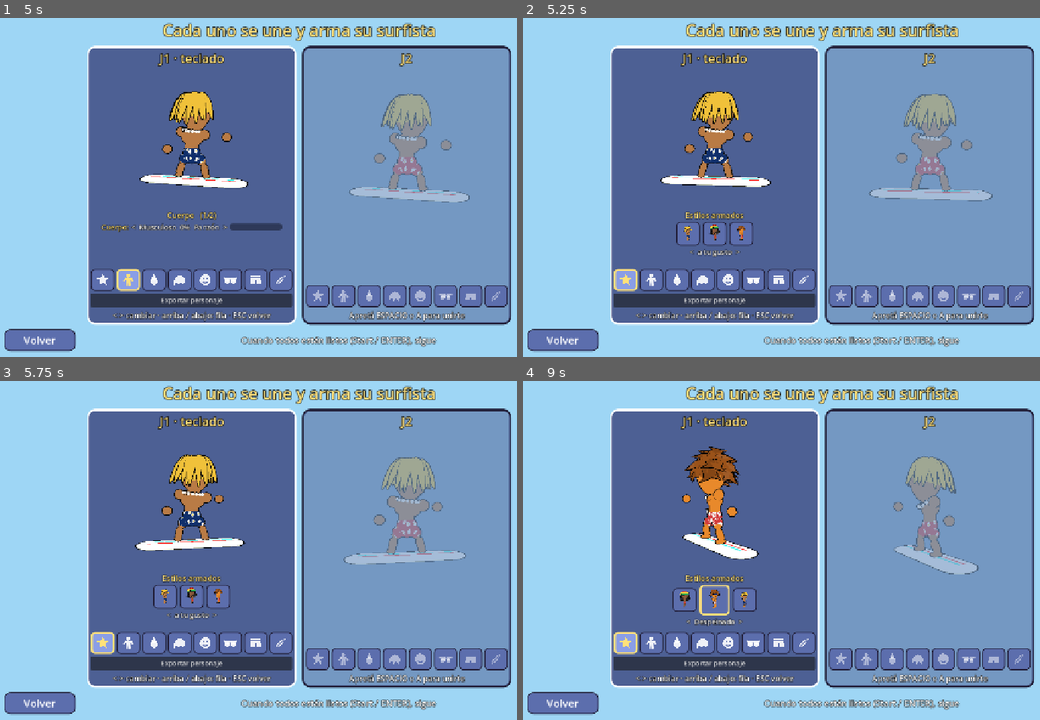
Above: before the commit, frames 1-4 (two rows, left to right).
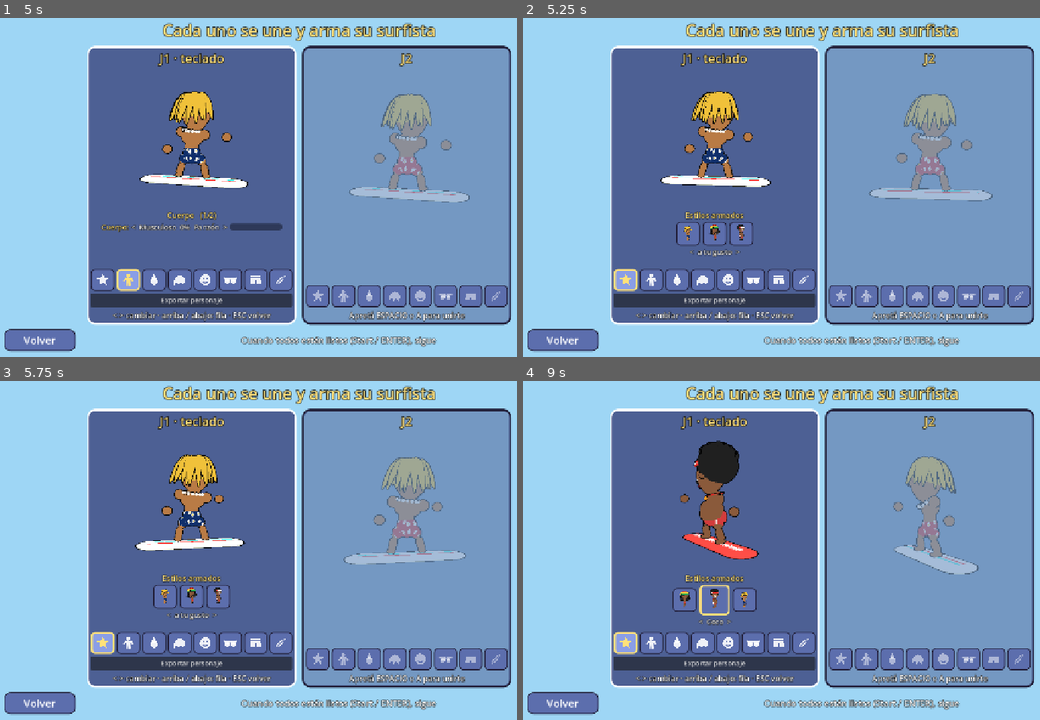
Above: after the commit, the same moments.

Repository: asimplesurfer/simplesurf
Game: Godot game, scene res://ui/menus/character_select.tscn
The game is run twice, just before and just after one commit, with the same random seed, the same clock (stepped at 60 frames per second) and the same inputs. Sound files missing from this copy of the repository are replaced by a short silence.
Inputs (mouse positions are in pixels of both pictures, inside the frame that each line leads up to):
- Up to frame 1 (5 s): click "JUGAR" at 0.5 s; click "<" at 1.25 s; click ">" at 2 s; click "¡Vamos!" at 2.75 s; tap Enter at 3.5 s; move the mouse to (434, 167) at 3.52 s; hold D (p1_right) 3.53-4.25 s; hold Space (p1_a) 3.53-4.25 s; click (434, 167) at 3.67 s; drag from (175, 201) to (268, 255) at 4.27 s
- Up to frame 2 (5.25 s): click (626, 279) at 5.02 s
- Up to frame 3 (5.75 s): no input
- Up to frame 4 (9 s): move the mouse to (884, 472) at 5.77 s; hold D (p1_right) 5.78-6.5 s; tap Shift (p1_drift) at 5.85 s; drag from (791, 618) to (641, 496) at 6.52 s; move the mouse to (1003, 601) at 7.27 s; hold A (p1_left) 7.28-8 s; tap T (p1_storm) at 7.35 s; drag from (641, 496) to (729, 462) at 8.02 s; move the mouse to (853, 547) at 8.77 s; hold S (p1_down) from 8.78 s (still down); tap M at 8.85 s; click (853, 547) at 8.92 s

Frame 1 is identical in both runs. In frame 2, less than 0.1% of the frame differs, in the area x 41-44%, y 60-66%; in frame 3, less than 0.1%; in frame 4, 2.5%, in the area x 30-46%, y 17-73%.

Commit message:
Coco, el guardavidas bonachón: sonrisota, bigotón, protector solar, vincha deportiva y short de guardavidas
Piezas nuevas: boca Sonrisota, Bigotón, nariz Con protector solar, sombrero
Vincha deportiva (con color), estampado Guardavidas (franja blanca a los
costados) y afro con bultitos. Estilo armado Coco (reemplaza a Despeinado,
cuyas piezas siguen disponibles).

Co-Authored-By: Claude Opus 5.5 <noreply@anthropic.com>
Claude-Session: https://claude.ai/code/session_0158oNfK7XFXQhYVUiWF995y

Diff:
--- a/characters/avatar_features.gd
+++ b/characters/avatar_features.gd
@@ -501,6 +501,15 @@
 			_piece(_sphere, p + Vector3(0, 0, 0.05), Vector3.ONE * 0.1, Color("#e8302a"))
 		4:
 			_piece(_sphere, p + Vector3(0, 0, 0.22), Vector3(0.05, 0.05, 0.26), skin.darkened(0.06))
+		5:
+			# Con protector solar: nariz redonda pintada de blanco (de guardavidas).
+			_piece(_sphere, p + Vector3(0, -0.01, 0.02), Vector3(0.075, 0.07, 0.07), skin.darkened(0.08))
+			# Franja de protector de lado a lado, sobre la nariz.
+			_piece(_sphere, _face(0.0, 0.0, 0.03), Vector3(0.16, 0.028, 0.05), WHITE, false)
+			for side in [-1.0, 1.0]:
+				# Rayitas en los cachetes.
+				_piece(_sphere, _face(side * 0.24, -0.06, 0.012), Vector3(0.05, 0.014, 0.01), WHITE, false,
+					Basis(Vector3.BACK, side * 0.15))
 
 
 ## Bocas armadas (la de costado es la del modelo).
@@ -534,6 +543,16 @@
 			_piece(_sphere, m, Vector3(0.11, 0.012, 0.02), BLACK, false)
 			for side in [-1.0, 1.0]:
 				_piece(_box, m + Vector3(side * 0.031, -0.045, 0.0), Vector3(0.028, 0.042, 0.012), WHITE)
+		9:
+			# Sonrisota: boca grande en media luna con los dientes de arriba.
+			var c := _face(0.0, -0.235, 0.01)
+			_piece(_sphere, c + Vector3(0.0, -0.01, 0.0), Vector3(0.17, 0.075, 0.04), Color("#5a1620"))
+			_piece(_sphere, c + Vector3(0.0, -0.05, 0.02), Vector3(0.08, 0.03, 0.025), Color("#ff7b8a"), false)
+			_piece(_sphere, c + Vector3(0.0, 0.025, 0.028), Vector3(0.145, 0.03, 0.02), WHITE, false)
+			for side in [-1.0, 1.0]:
+				# Comisuras para arriba.
+				_piece(_sphere, c + Vector3(side * 0.17, 0.035, 0.0), Vector3(0.03, 0.012, 0.02), BLACK, false,
+					Basis(Vector3.BACK, side * 0.7))
 		5:
 			for i in 4:
 				var x := -0.11 + i * 0.073
@@ -578,6 +597,13 @@
 			for side in [-1.0, 1.0]:
 				_piece(_sphere, _face(side * 0.07, -0.135, 0.012), Vector3(0.085, 0.024, 0.035), hair, true,
 					Basis(Vector3.BACK, side * 0.22))
+		8:
+			# Bigotón: grueso y redondo, con las puntas para abajo (no tapa la sonrisa).
+			for side in [-1.0, 1.0]:
+				_piece(_sphere, _face(side * 0.08, -0.115, 0.03), Vector3(0.1, 0.042, 0.05), hair, true,
+					Basis(Vector3.BACK, side * 0.25))
+				_piece(_sphere, _face(side * 0.165, -0.145, 0.02), Vector3(0.04, 0.045, 0.04), hair, true,
+					Basis(Vector3.BACK, side * 0.5))
 		7:
 			# Barba tupida: de patilla a patilla, con bigote (la boca queda a la vista).
 			_piece(_sphere, Vector3(0.0, -0.38, 0.1), Vector3(0.42, 0.26, 0.34), hair)
@@ -656,8 +682,15 @@
 				_piece(_sphere, Vector3(side * 0.44, -0.07, 0.06), Vector3(0.13, 0.36, 0.26), hair)
 			_piece(_sphere, _face(0.0, 0.32, 0.04), Vector3(0.38, 0.08, 0.08), hair)
 		12:
-			# Afro: una bola grande de pelo (sin tapar los ojos).
-			_piece(_sphere, Vector3(0.0, 0.42, -0.22), Vector3(0.74, 0.62, 0.64), hair)
+			# Afro: una bola grande de pelo (sin tapar los ojos), con el borde en
+			# bultitos como una nube.
+			var c := Vector3(0.0, 0.42, -0.22)
+			var r := Vector3(0.74, 0.62, 0.64)
+			_piece(_sphere, c, r, hair)
+			for d in _cap_dirs(26, -0.55):
+				if d.z > 0.5 and d.y < 0.35:
+					continue
+				_piece(_sphere, c + _on_ellipsoid(r, d, -0.1), Vector3.ONE * 0.2, hair)
 		13:
 			# Dos rodetes arriba.
 			_cap(hair)
@@ -775,6 +808,12 @@
 					Vector3(0.045, 0.045, 0.02), Color("#ff8fd0"), true, Basis(Vector3.UP, 0.9))
 			_piece(_sphere, f + Basis(Vector3.UP, 0.9) * Vector3(0.0, 0.0, 0.015), Vector3.ONE * 0.03,
 				Color("#ffd23f"), false)
+		12:
+			# Vincha deportiva: banda gruesa de toalla con una raya blanca.
+			_piece(_cyl, Vector3(0.0, 0.3, -0.04), Vector3(0.53, 0.07, 0.5), tint, true,
+				Basis(Vector3.RIGHT, -0.12))
+			_piece(_cyl, Vector3(0.0, 0.3, -0.04), Vector3(0.535, 0.015, 0.505), WHITE, false,
+				Basis(Vector3.RIGHT, -0.12))
 
 
 ## Ropa de arriba (del color del short).
--- a/characters/character_data.gd
+++ b/characters/character_data.gd
@@ -36,7 +36,7 @@
 const SHORTS_NAMES := ["Azul", "Rojo", "Amarillo", "Turquesa", "Violeta", "Negro", "Rosa", "Verde", "Blanco"]
 const SHORTS_PATTERNS := [
 	"Liso", "Flores", "Lunares", "Rayas", "Hawaiano", "Tie-dye", "Tres franjas", "Cuadros", "Olas",
-	"Rayas verticales", "Estrellas", "Llamas", "Camuflaje", "Zigzag", "Flores grandes",
+	"Rayas verticales", "Estrellas", "Llamas", "Camuflaje", "Zigzag", "Flores grandes", "Guardavidas",
 ]
 ## Cordón del short (atado con moño adelante).
 const SHORTS_TIES := ["Sin cordón", "Cordón blanco", "Cordón negro", "Cordón del estampado"]
@@ -112,13 +112,14 @@
 	"Aviador", "Corazones", "Estrellas", "Visera", "Parche pirata", "Snorkel", "Redondos de sol",
 	"Lentes de color", "Envolventes",
 ]
-const NOSES := ["Ninguna", "Botón", "Narigón", "De payaso", "Larga"]
+const NOSES := ["Ninguna", "Botón", "Narigón", "De payaso", "Larga", "Con protector solar"]
 const MOUTHS := [
 	"Ninguna", "Sonrisa", "De costado", "Abierta", "Dientes de conejo", "Mueca",
-	"Labios pintados", "Lengua afuera", "Silbando",
+	"Labios pintados", "Lengua afuera", "Silbando", "Sonrisota",
 ]
 const FACE_EXTRAS := [
 	"Nada", "Bigote", "Barba", "Uniceja", "Cejas gruesas", "Chivita", "Bigote y chivita", "Barba tupida",
+	"Bigotón",
 ]
 const EARS := ["Sin orejas", "Normales", "Grandes", "Dumbo"]
 const NECKLACES := [
@@ -129,15 +130,15 @@
 const HATS := [
 	"Nada", "Sombrero de paja", "Sombrero pirata", "Gorra de capitán", "Gorro de tiburón",
 	"Pañuelo", "Gorra", "Gorro de lana", "Corona de flores", "Gorro rasta", "Bandana rasta",
-	"Vincha hippie",
+	"Vincha hippie", "Vincha deportiva",
 ]
 ## Sombreros a los que se les puede cambiar el color (el de paja, no).
-const HAT_COLORABLE := [5, 6, 7, 11]
+const HAT_COLORABLE := [5, 6, 7, 11, 12]
 ## Ropa de arriba (del color del short).
 const TOPS := ["Nada", "Bikini", "Musculosa"]
 
 ## Estilos armados (el primero es el surfista original del modelo 3D).
-const PRESET_NAMES := ["Surfista rubio", "Rasta", "Despeinado"]
+const PRESET_NAMES := ["Surfista rubio", "Rasta", "Coco"]
 const PRESETS := [
 	{"weight": 0.0, "skin": 2, "head": 0, "hair": 2, "hair_color": 0,
 		"eyes": 0, "glasses": 1, "nose": 0, "mouth": 2, "extra": 0, "ears": 0, "neck": 1, "shorts": 0,
@@ -146,10 +147,11 @@
 		"eyes": 3, "glasses": 0, "hair": 14, "hair_color": 2, "hat": 9, "hat_color": 1, "head": 1, "mouth": 5,
 		"neck": 4, "nose": 0, "shorts": 3, "shorts_pattern": 8, "shorts_pattern_color": 0,
 		"shorts_pattern_color2": 3, "skin": 3, "top": 0, "weight": 0.2},
-	{"weight": 0.0, "skin": 10, "head": 0, "hair": 15, "hair_color": 8, "eyes": 0, "glasses": 13, "nose": 0,
-		"mouth": 2, "extra": 0, "ears": 0, "neck": 9, "hat": 0, "top": 0, "shorts": 1, "shorts_pattern": 14,
-		"shorts_pattern_color": 9, "shorts_tie": 1, "board": 0, "board_design": 1, "board_design_color": 0,
-		"board_design_color2": 4},
+	# Coco, el guardavidas bonachón.
+	{"weight": 0.9, "skin": 3, "head": 0, "hair": 12, "hair_color": 2, "eyes": 7, "glasses": 0, "nose": 5,
+		"mouth": 9, "extra": 8, "ears": 1, "neck": 5, "hat": 12, "hat_color": 0, "top": 0, "shorts": 1,
+		"shorts_pattern": 15, "shorts_pattern_color": 9, "shorts_tie": 0, "board": 8, "board_design": 2,
+		"board_design_color": 9, "board_design_color2": 9},
 ]
 
 ## Barra de cuerpo (0..1): 0 = musculoso ... 0.5 = normal ... 1 = panzón.
--- a/characters/shorts_pattern.gdshader
+++ b/characters/shorts_pattern.gdshader
@@ -165,6 +165,11 @@
 		float petal = 0.44 * (0.55 + 0.45 * abs(cos(a * 2.5)));
 		float gap = abs(sin(a * 2.5)) * length(q);
 		if (length(q) < petal && !(gap < 0.025 && length(q) > 0.06)) col = color1;
+	} else if (pattern == 15) {
+		// Guardavidas: una franja blanca a cada costado.
+		float a = ang;
+		float sidex = min(abs(a - 0.25), abs(a - 0.75));
+		if (sidex < 0.03) col = color1;
 	}
 	ALBEDO = col;
 }
--- a/tests/suites/test_characters.gd
+++ b/tests/suites/test_characters.gd
@@ -185,12 +185,15 @@
 	rasta.apply_preset(CharacterData.PRESET_NAMES.find("Rasta"))
 	_check(rasta.get_option("hair") == AvatarFeatures.DREADS and rasta.get_option("hat") == 9,
 		"estilo Rasta: rastas y gorro rasta")
-	# Estilo Despeinado: arma sus piezas propias (pelo, anteojos, collar y
-	# cordón del short), cada una con piezas en su grupo.
-	var shaggy := CharacterData.new()
-	shaggy.apply_preset(CharacterData.PRESET_NAMES.find("Despeinado"))
+	# Piezas del despeinado (pelo, anteojos, cuellito y cordón del short).
+	var shaggy := CharacterData.from_dict({"hair": 15, "glasses": 13, "neck": 9, "shorts_tie": 1})
 	_check(shaggy.option_name("hair") == "Despeinado" and shaggy.option_name("glasses") == "Envolventes"
-		and shaggy.option_name("shorts_tie") == "Cordón blanco", "estilo Despeinado: pelo, anteojos y cordón")
+		and shaggy.option_name("shorts_tie") == "Cordón blanco", "despeinado: pelo, anteojos y cordón")
+	var coco := CharacterData.new()
+	coco.apply_preset(CharacterData.PRESET_NAMES.find("Coco"))
+	_check(coco.option_name("hair") == "Afro" and coco.option_name("mouth") == "Sonrisota"
+		and coco.option_name("hat") == "Vincha deportiva" and coco.option_name("nose") == "Con protector solar",
+		"estilo Coco: afro, sonrisota, vincha y protector solar")
 	var groups := {}
 	for g in ["head", "hair", "chest", "hips"]:
 		groups[g] = Node3D.new()
